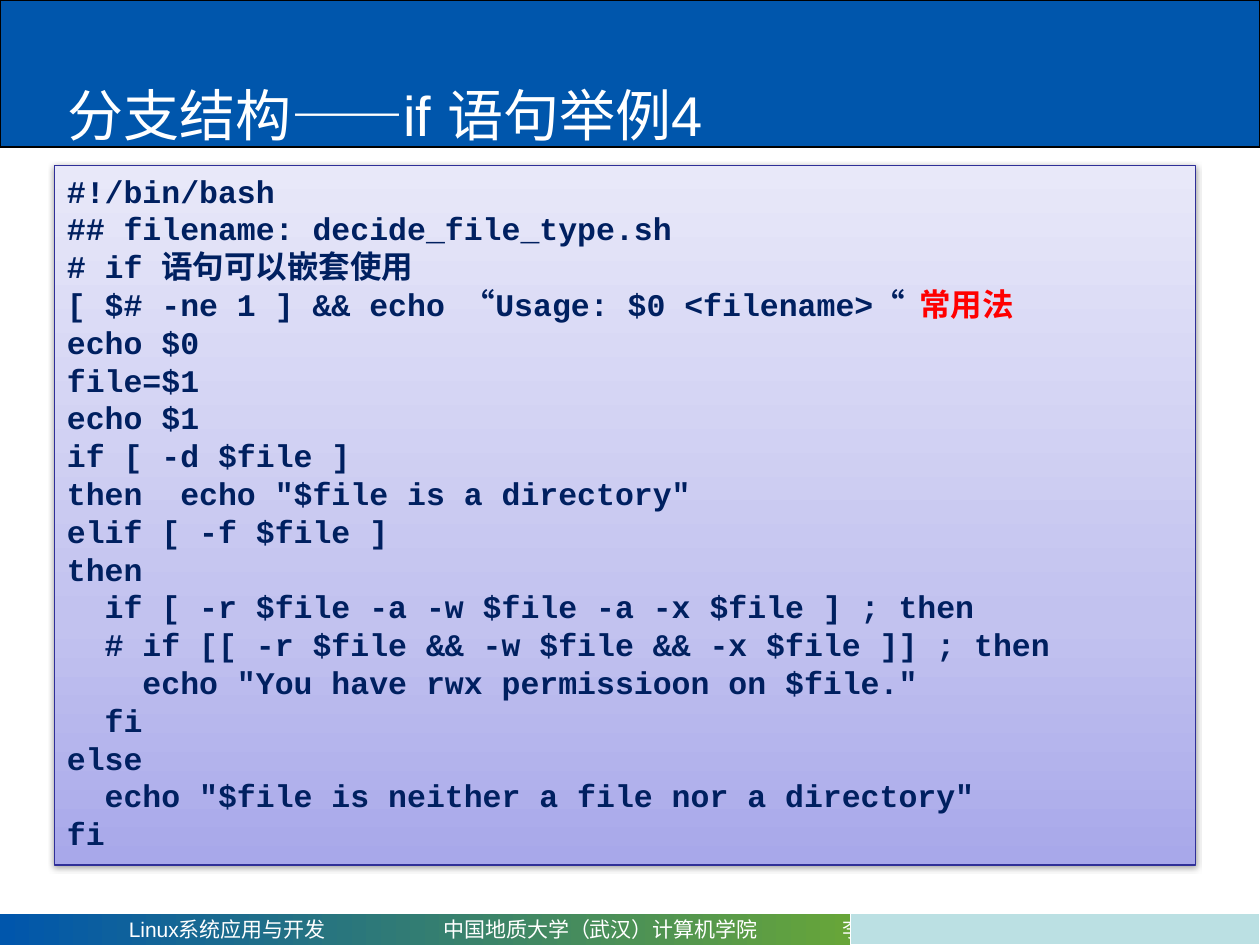
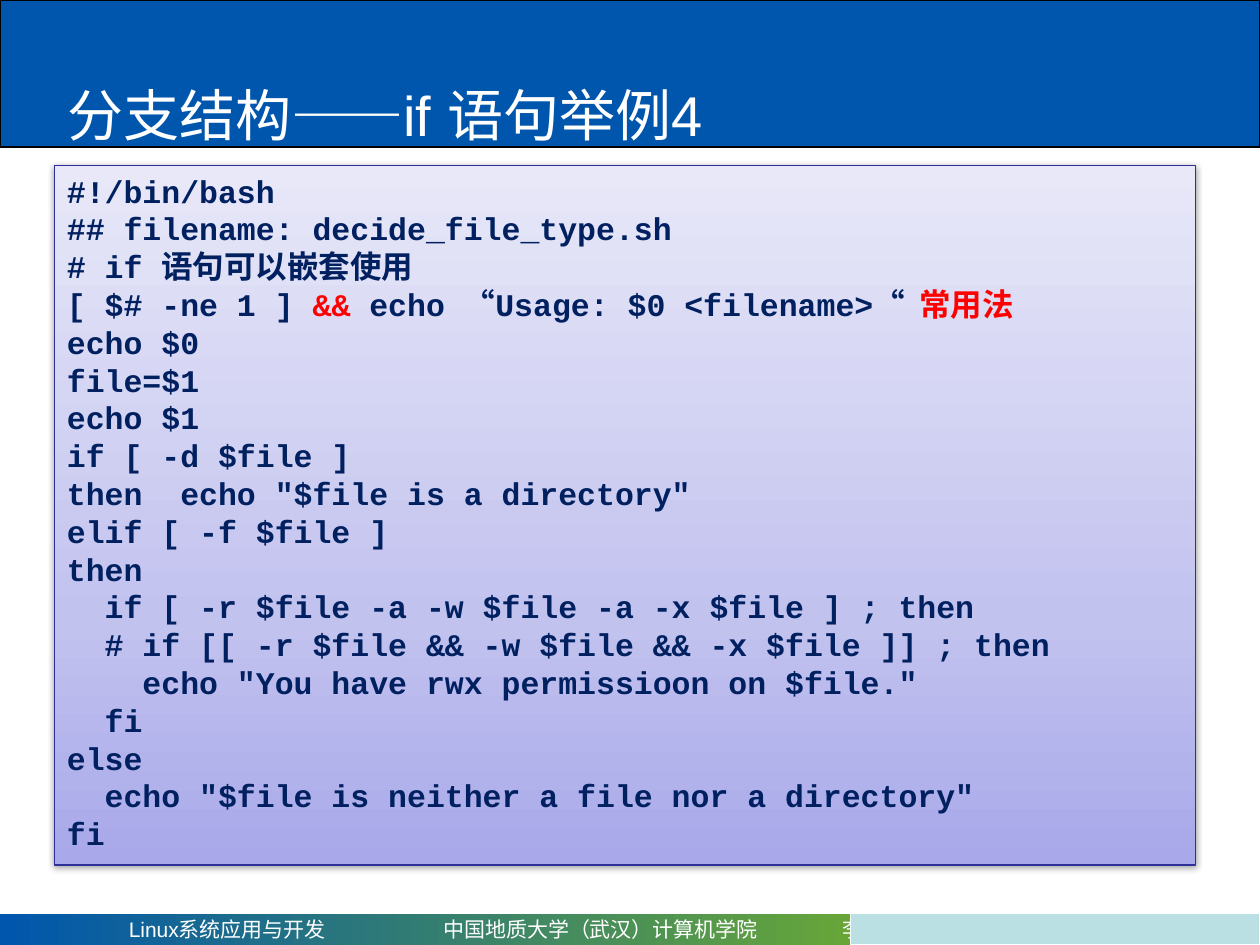
Before and after one commit to mxy493/CUGCS, a slide deck: slide 74 of 3-1大三上/Linux系统应用与开发（康晓军）/课件/第四章 shell编程.pptx (slide 66 before the commit). Drawn at 1260x945 pixels with LibreOffice and Linux fonts; fonts in the diff are those of the drawing. Boxes give left, top, right and bottom in pixels: in the first picture for what was removed or moved away, otherwise in the second. Text is boxed around its words. In the diff, an @@ line names an element or a change of style, - is before the commit and + after.

```diff
--- a/3-1大三上/Linux系统应用与开发（康晓军）/课件/第四章 shell编程.pptx
+++ b/3-1大三上/Linux系统应用与开发（康晓军）/课件/第四章 shell编程.pptx
@@ text in rectangle at (x1=161, y1=289, x2=1013, y2=323): text colour #002060 to #FF0000 in "&&" @@
```
Also in this commit, not shown: 16 other slides changed, 22 slides added, 1 slide removed, 3 other files.
